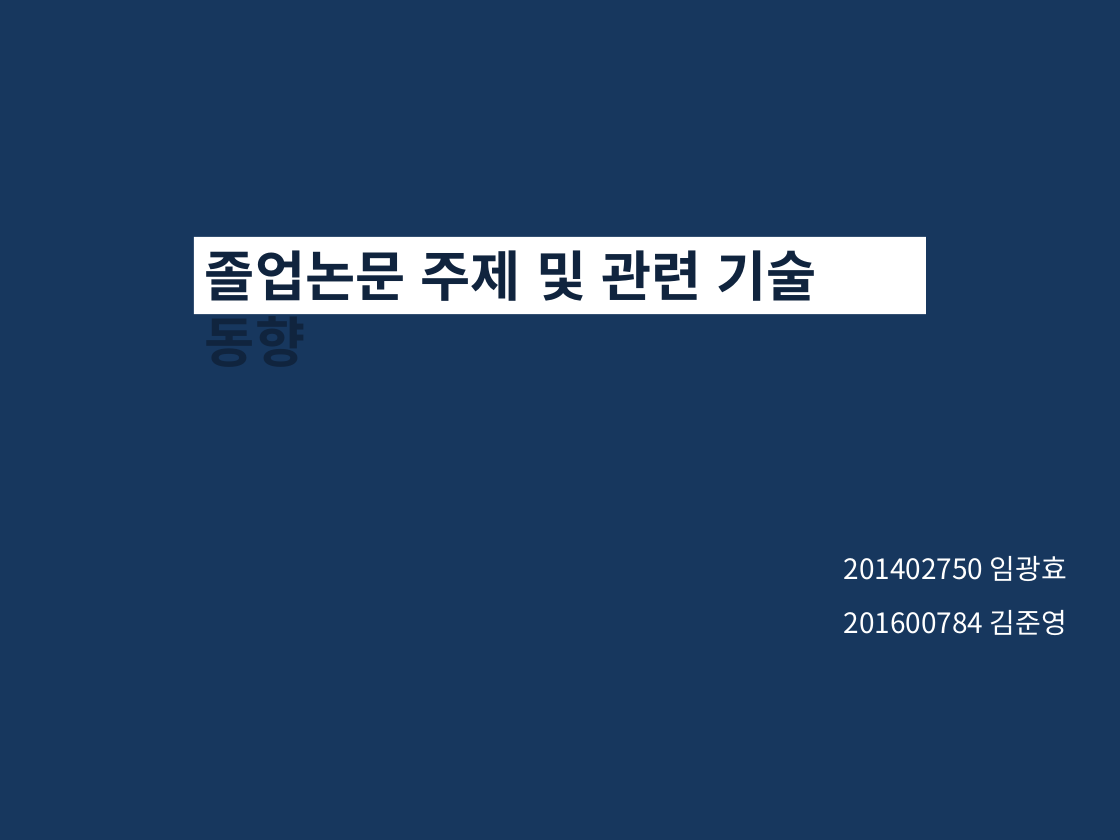
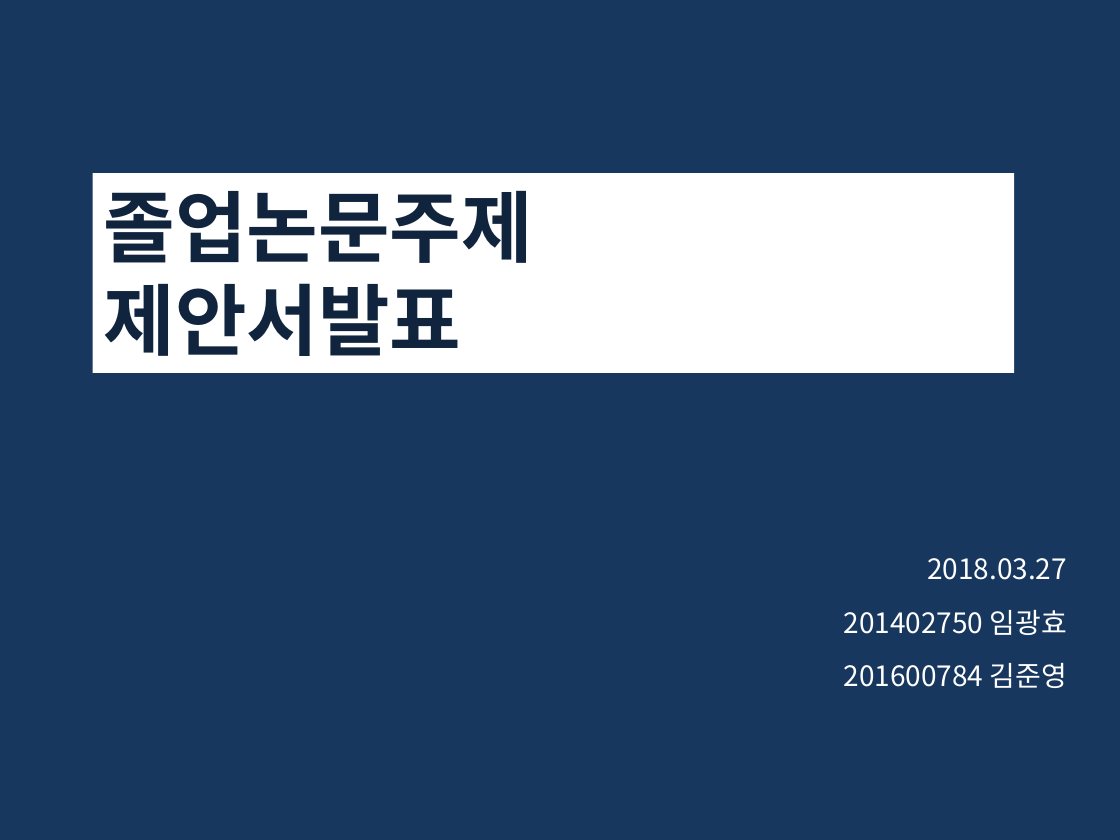
Before and after one commit to glad1470/2019_research, a slide deck: slide 1 of Doc/주제 선정 및 시장 조사_19.03.19/졸업논문 주제_임광효_김준영_2.pptx. Drawn at 1120x840 pixels with LibreOffice and Linux fonts; fonts in the diff are those of the drawing. Boxes give left, top, right and bottom in pixels: in the first picture for what was removed or moved away, otherwise in the second. Text is boxed around its words. In the diff, an @@ line names an element or a change of style, - is before the commit and + after.

```diff
--- a/Doc/주제 선정 및 시장 조사_19.03.19/졸업논문 주제_임광효_김준영_2.pptx
+++ b/Doc/주제 선정 및 시장 조사_19.03.19/졸업논문 주제_임광효_김준영_2.pptx
@@ rectangle "졸업논문주제": place and size @@
-rectangle "졸업논문주제" at bbox=[194, 237, 926, 315]
+rectangle "졸업논문주제" at bbox=[93, 174, 1015, 373]
@@ text in rectangle at bbox=[104, 190, 533, 356]: text changed; size 35 to 50 pt @@
-졸업논문 주제 및 관련 기술 동향
+졸업논문주제
+제안서발표
@@ text at bbox=[927, 558, 1067, 580]: paragraph added @@
+2018.03.27
```
Also in this commit, not shown: 7 other slides changed, 2 slides added, 3 slides removed.
